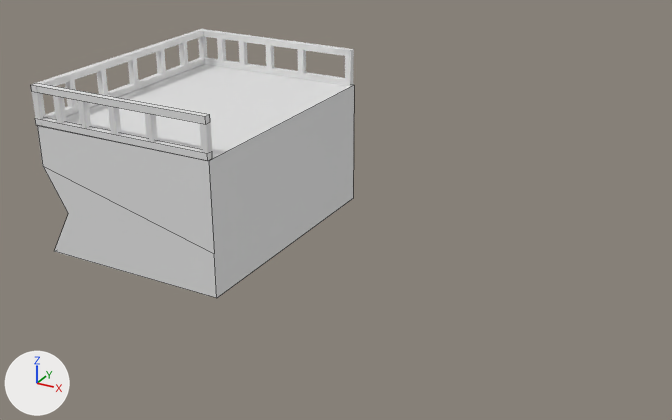
One commit to the Blender file Assets/Blender Models/wip-pirate-ship.blend: the scene before it, then after it.
Both versions are drawn from a 50 mm camera at (-0.91, -8.23, 10.99) aimed at (-6.87, 2.62, 5.57). The lights are fixed; the arrows at lower left show +X, +Y and +Z. Mesh edges are drawn as thin lines on the coarser meshes.

In view in the first picture: 'Bottom Rail', 'Bottom Rail.001', 'Bottom Rail.002', 'Stern', 'Top Rail', 'Top Rail.001', 'Top Rail.002'.
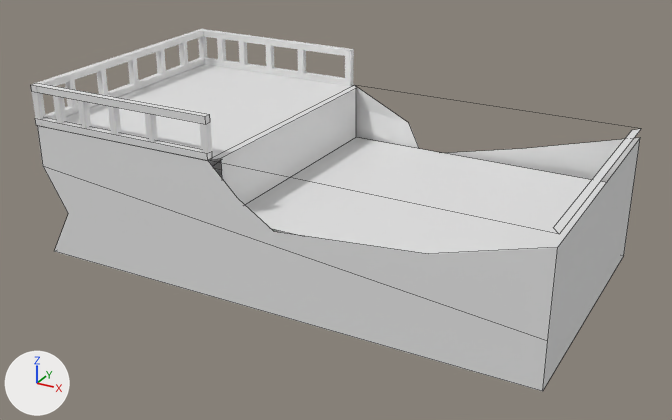
The newer file is also turned or shifted as a whole; pictures and numbers use the older file's frame.

Changed parts and their boxes (x1, y1, x2, y2) in the pictures (672 x 420 px):
'Stern', reshaped (90% wider, 40% taller)
    before: (37, 64, 354, 298)
    after: (37, 64, 641, 391)

The change, as a diff of the scene's bpy script:
```diff
--- a/Assets/Blender Models/wip-pirate-ship.blend.py
+++ b/Assets/Blender Models/wip-pirate-ship.blend.py
@@ me_cube @@
 # used by ob_stern; location = (-9.24, 2.82, 5.76); scale = (1.5, 2.0, 1.0)
-me_cube.from_pydata(...)  # 15 vertices, 8 faces; spans x -1.0..1.0, y -1.0..1.0, z -1.0..1.0
+me_cube.from_pydata(...)  # 41 vertices, 20 faces, 5 loose edges; spans x -1.0..4.05, y -1.0..1.0, z -1.0..1.01
+# me_cube part 1
+# 5 vertices are removed from x 1.0, y -1.0..1.0, z -1.0..1.0
+# 6 faces are deleted
+# 31 vertices are added at x 0.99..4.05, y -1.0..1.0, z -1.0..1.01
+# 5 loose edges are added
+# 18 new faces join them
 me_cube.materials.append(mat_material)
```
